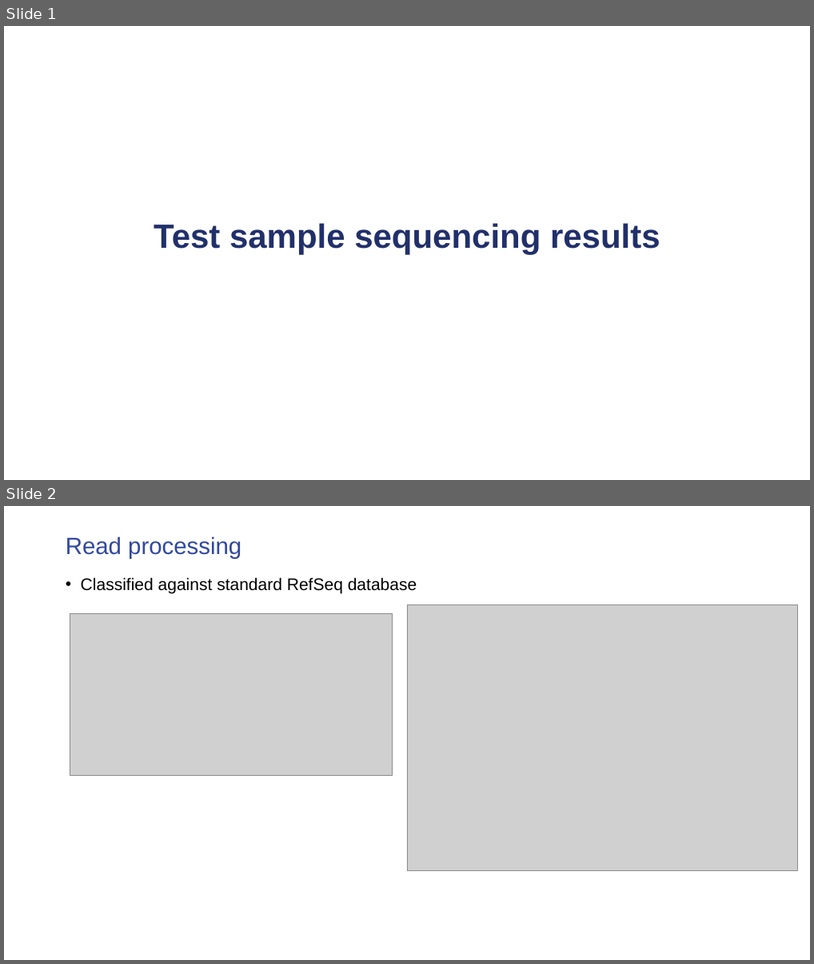
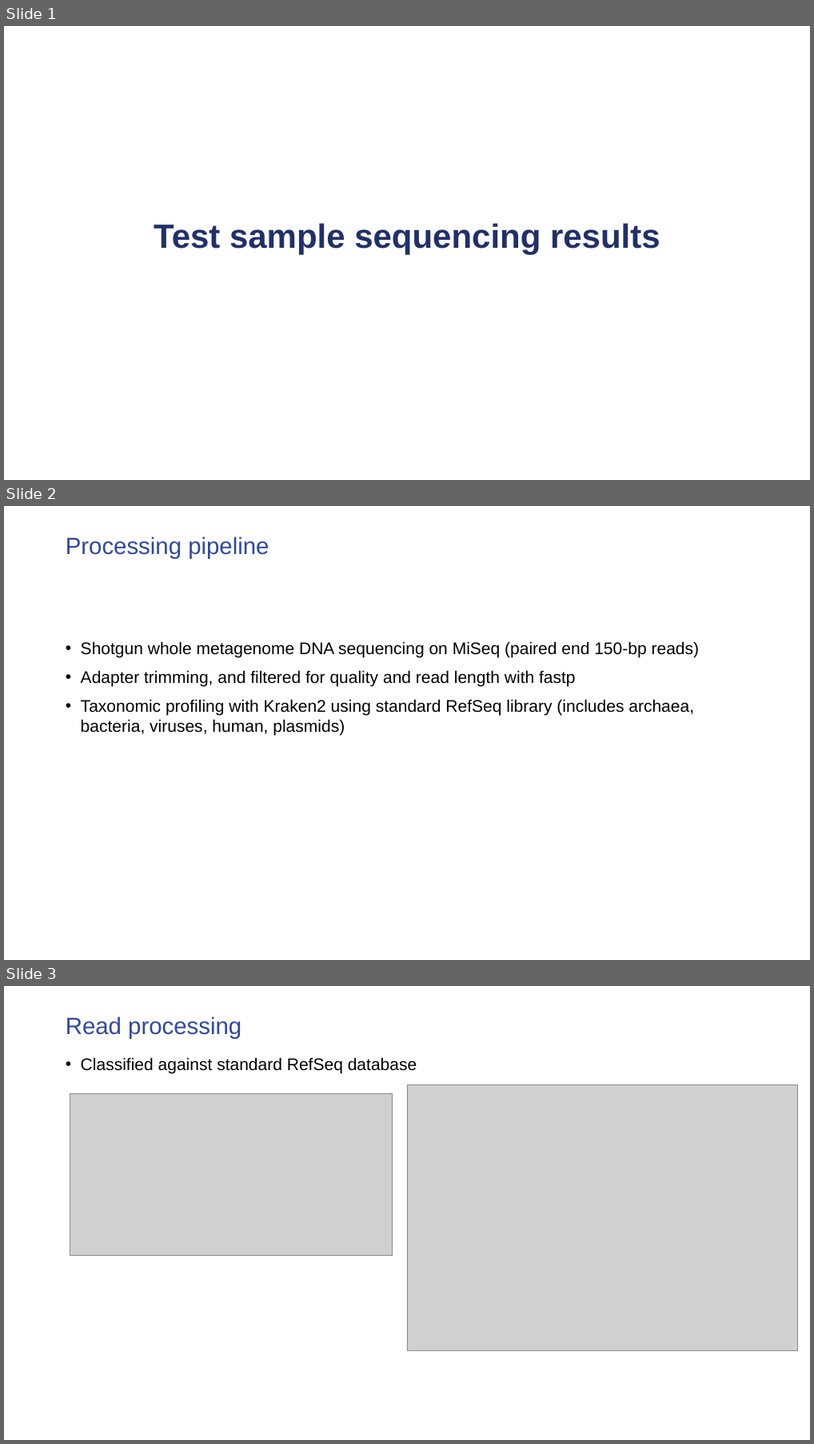
Before and after one commit to vivianleung/ancient-microbial-mgs-test-ice-water, a slide deck: docs/20240105-test_ice_sample_resuts.pptx. Shown one above the other, each under a label of ours: slides 1 and 2 before the commit, slides 1, 2 and 3 after it. The pictures are 814x964 and 814x1444 pixels, drawn with LibreOffice and Linux fonts; fonts in the diff are those of the drawing; grey boxes stand for pictures. Boxes give left, top, right and bottom in pixels: in the first picture for what was removed or moved away, otherwise in the second. Text is boxed around its words. In the diff, an @@ line names an element or a change of style, - is before the commit and + after.

Commit message:
added pipeline info to pptx

```diff
--- a/docs/20240105-test_ice_sample_resuts.pptx
+++ b/docs/20240105-test_ice_sample_resuts.pptx
@@ slide 2 added at [4, 506, 810, 960], background #FFFFFF @@
@@ title added at [66, 536, 269, 559], 28 pt, text #31489F @@
+Processing pipeline
@@ text added at [81, 641, 700, 736], 20 pt, text #000000 @@
+• Shotgun whole metagenome DNA sequencing on MiSeq (paired end 150-bp reads)
+• Adapter trimming, and filtered for quality and read length with fastp
+• Taxonomic profiling with Kraken2 using standard RefSeq library (includes archaea, bacteria, viruses, human, plasmids)
@@ what was slide 2 is now slide 3 @@
```
